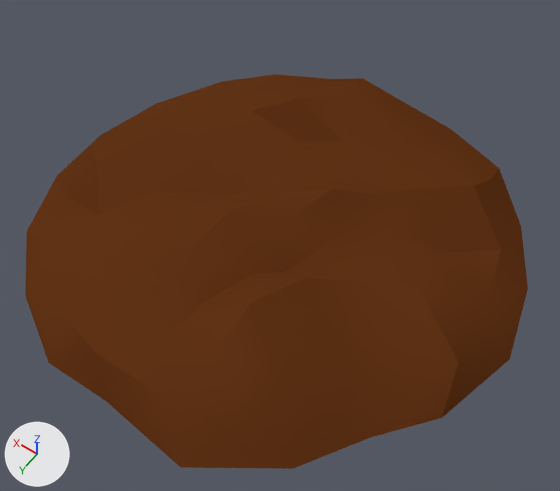
The Blender file Augotchi/Kevins stuff/Farm/Farmplot.blend: old version first, new version second.
Rendered twice from a 50 mm camera at (-9.43, 13.01, 19.89) aimed at (-0.64, 0.71, 0.55). Arrows for +X, +Y and +Z are at lower left; the lights stay in place.

The first picture shows 'Farmplot'.
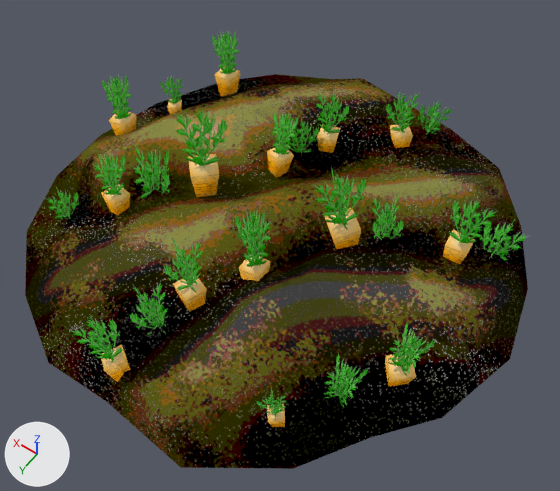
Diff of the bpy script that builds the scene:
```diff
--- a/Augotchi/Kevins stuff/Farm/Farmplot.blend.py
+++ b/Augotchi/Kevins stuff/Farm/Farmplot.blend.py
@@ img_farmplot_dirt_png @@
+img_farmplot_dirt_png = load_image('Farmplot_dirt.png', 'Farmplot_dirt.png', 1024, 1024, 'sRGB')
@@ img_carrot_text_png @@
+img_carrot_text_png = load_image('Carrot_text.png', 'Carrot_text.png', 256, 256, 'sRGB')
@@ mat_carrot @@
 n2 = _N.new('ShaderNodeTexImage'); n2.name = 'Image Texture'
-n2.image = img_carrot_text_ph_png
+n2.image = img_carrot_text_png
 n3 = _N.new('ShaderNodeBsdfTransparent'); n3.name = 'Transparent BSDF'
@@ mat_material_001 @@
 mat_material_001 = diffuse_material('Material.001')
-mat_material_001.base_color = (0.119, 0.0336, 0.00816)  # brown #613316
+mat_material_001.texture = img_farmplot_dirt_png
@@ ob_carrot_models @@
 ob_carrot_models.location = (0.0, 0.0, 0.0)
-ob_carrot_models.hide_viewport = True
```

What differs and where, as boxes [x1, y1, x2, y2] in the pictures (560 x 491 px):
'Farmplot', surface changed: [25, 74, 528, 469] in both
'Carrot_models', shown: after [47, 31, 528, 427]
